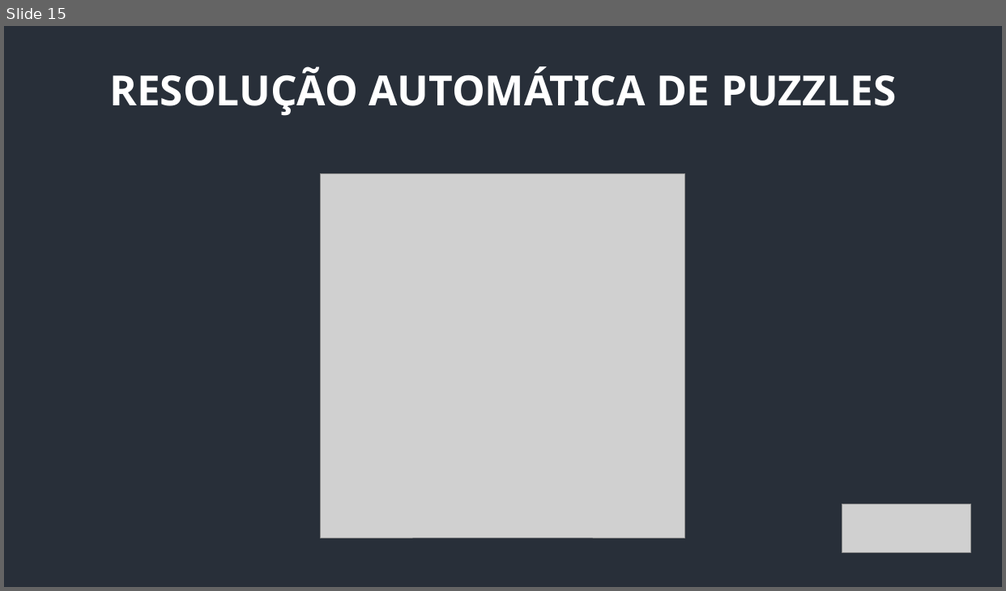
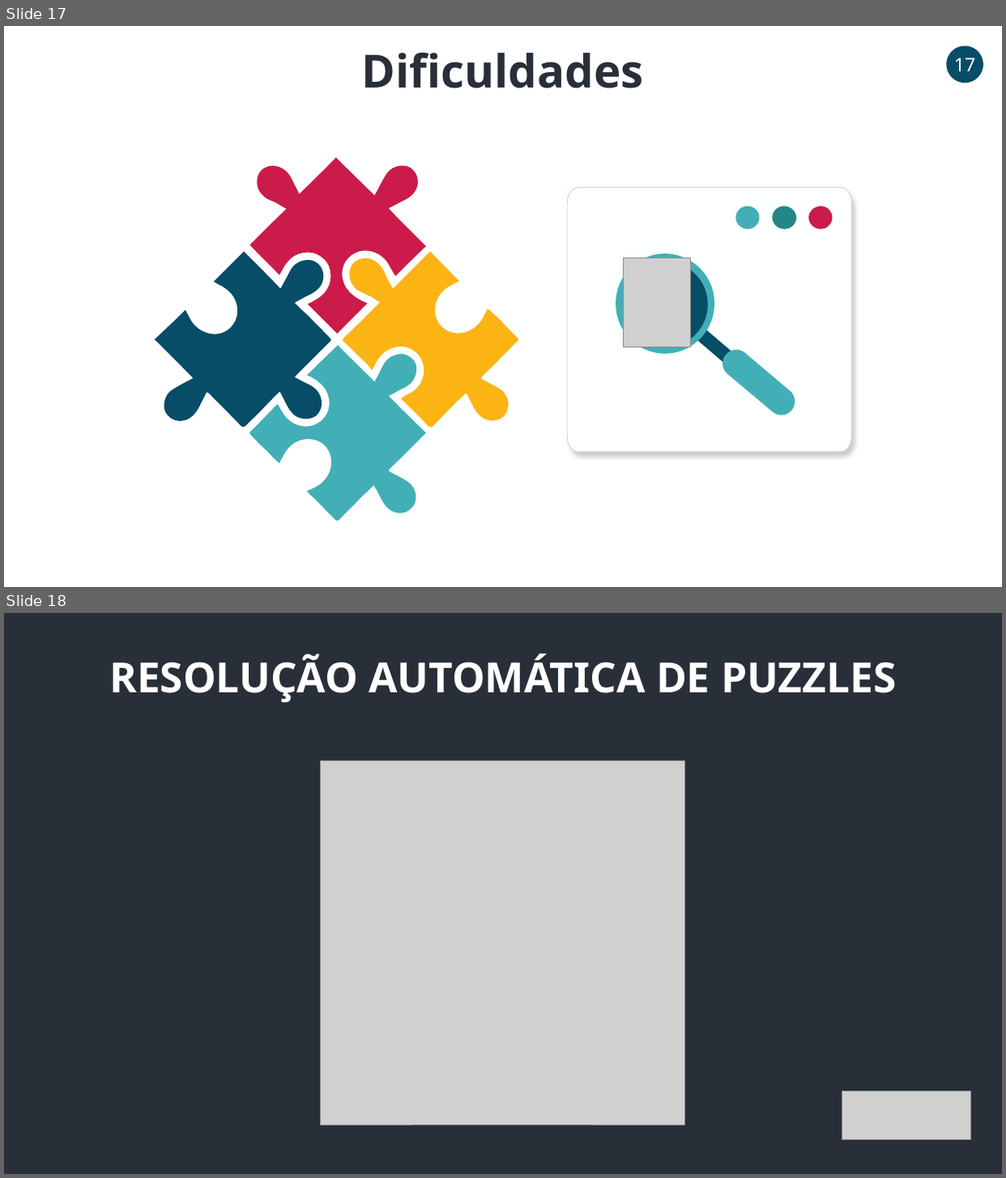
Before and after one commit to PedroCarvalho98/VC2021_22, a slide deck: Project/ApresentacaoFinal.pptx. Shown one above the other, each under a label of ours: slide 15 before the commit, slides 17 and 18 after it. The pictures are 1006x591 and 1006x1178 pixels, drawn with LibreOffice and Linux fonts; fonts in the diff are those of the drawing; grey boxes stand for pictures. Boxes give left, top, right and bottom in pixels: in the first picture for what was removed or moved away, otherwise in the second. Text is boxed around its words. In the diff, an @@ line names an element or a change of style, - is before the commit and + after.

```diff
--- a/Project/ApresentacaoFinal.pptx
+++ b/Project/ApresentacaoFinal.pptx
@@ slide 17 added at bbox=[4, 26, 1002, 587], background #FFFFFF @@
@@ ellipse added at bbox=[947, 46, 983, 83], fill #074D67, 18 pt, text #FFFFFF @@
+17
@@ text added at bbox=[362, 53, 644, 88], 44 pt, text #282F39, bold @@
+Dificuldades
@@ freeform shape added at bbox=[249, 158, 425, 334], fill #CB1B4A @@
@@ freeform shape added at bbox=[155, 251, 332, 427], fill #074D67 @@
@@ freeform shape added at bbox=[343, 251, 519, 428], fill #FCB414 @@
@@ group added at bbox=[567, 188, 851, 452]: 9 freeform shapes, 1 picture @@
@@ freeform shape added at bbox=[249, 346, 426, 522], fill #42AFB6 @@
@@ what was slide 15 is now slide 18 @@
```
Also in this commit, not shown: 10 slides changed, 4 other slides added, 2 slides removed.
